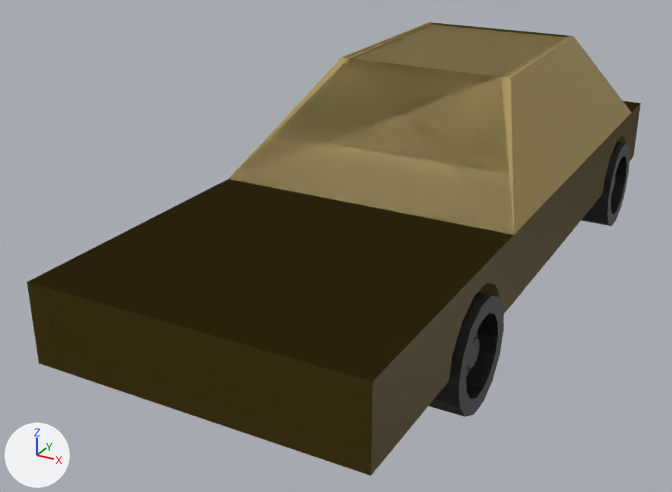
Two versions of the Blender file Assets/prefabs/car.blend, one commit apart.
Both versions are drawn from a 50 mm lens placed at (5.04, -10.99, 4.75), pointed at (-0.76, -0.45, -0.52). Lighting does not change. The marker at lower left points along +X, +Y and +Z.

Script lines for the objects in view, before the commit:
```python
ob_cube = bpy.data.objects.new('Cube', me_cube)
ob_cube.location = (0.0, 0.0, 0.0)
ob_cube.scale = (2.02, -4.85, -0.491)
ob_cylinder = bpy.data.objects.new('Cylinder', me_cylinder_006)
ob_cylinder.location = (1.86, -2.27, -0.56)
ob_cylinder.rotation_euler = (0.0, 1.571, 0.0)  # degrees (0, 90, 0)
ob_cylinder.scale = (0.702, 0.702, 0.252)
ob_cylinder_002 = bpy.data.objects.new('Cylinder.002', me_cylinder_010)
ob_cylinder_002.location = (1.86, 4.11, -0.56)
ob_cylinder_002.rotation_euler = (0.0, 1.571, 0.0)  # degrees (0, 90, 0)
ob_cylinder_002.scale = (0.702, 0.702, 0.252)
```
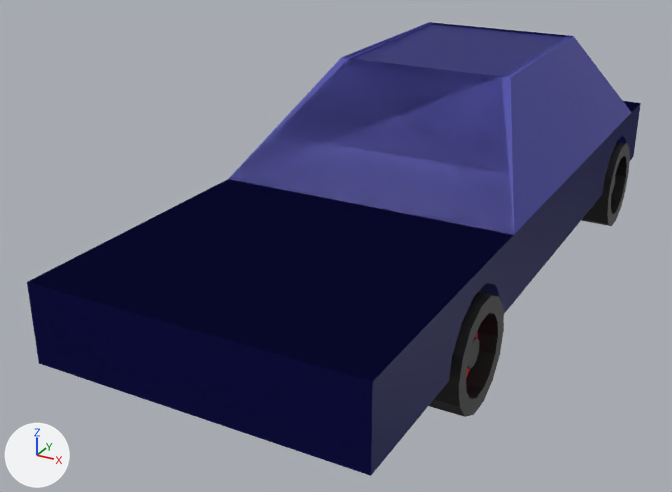
Edits to the bpy script that builds the scene:
```text
Change mat_car:
    mat_car.base_color: (0.369, 0.272, 0.0767) -> (0.0471, 0.0478, 0.369)  # yellow #a48e4e -> blue #3d3ea4
```

What differs and where, as boxes [x1, y1, x2, y2] in the pictures (672 x 492 px):
'Cube', recoloured (yellow to blue)
    both: [27, 22, 641, 476]
